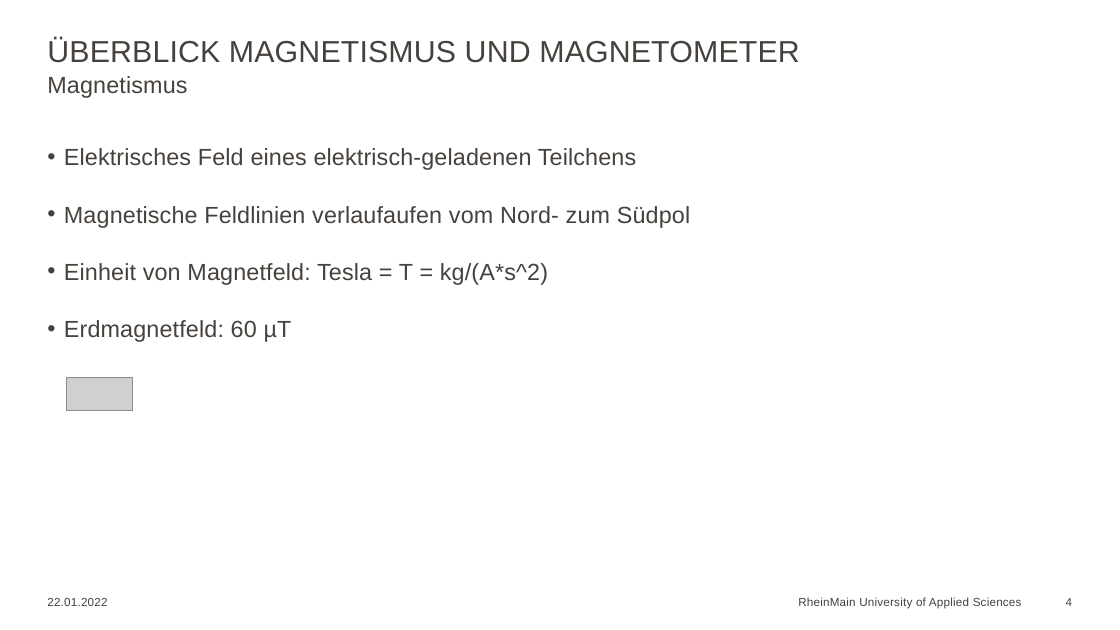
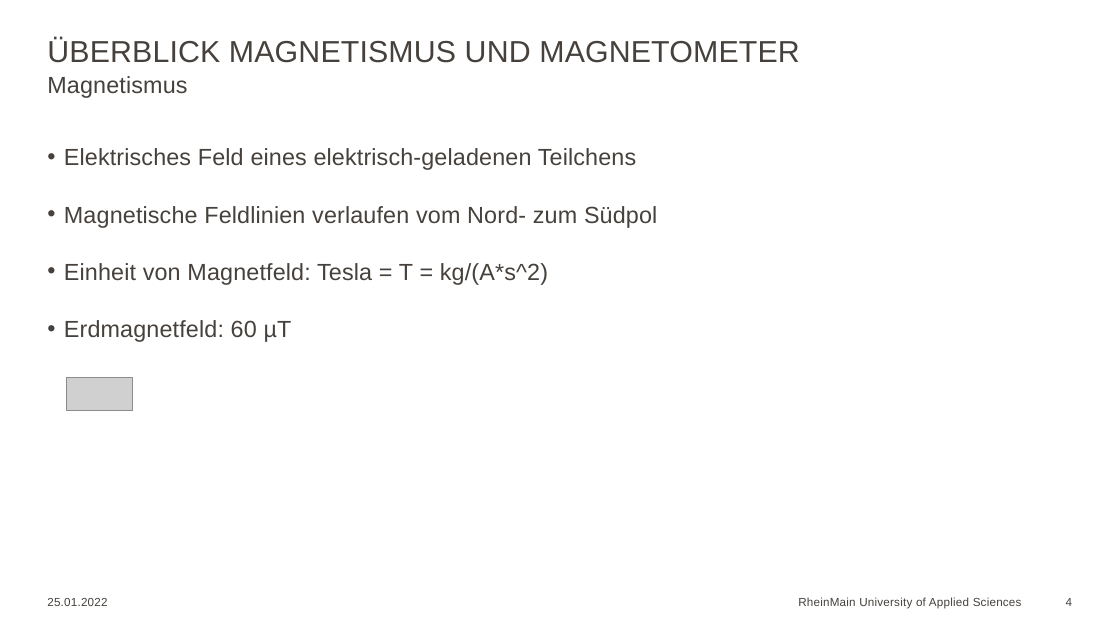
Before and after one commit to Georgios24816/hsrm, a slide deck: slide 4 of 5/Seminar/Georgios_Markou_10.odp. Drawn at 1120x630 pixels with LibreOffice and Linux fonts; fonts in the diff are those of the drawing; grey boxes stand for pictures; background and template pictures are left out. Boxes give left, top, right and bottom in pixels: in the first picture for what was removed or moved away, otherwise in the second. Text is boxed around its words. In the diff, an @@ line names an element or a change of style, - is before the commit and + after.

```diff
--- a/5/Seminar/Georgios_Markou_10.odp
+++ b/5/Seminar/Georgios_Markou_10.odp
@@ text at (x1=64, y1=206, x2=657, y2=228): text changed @@
-• Magnetische Feldlinien verlaufaufen vom Nord- zum Südpol
+• Magnetische Feldlinien verlaufen vom Nord- zum Südpol
@@ text at (x1=47, y1=598, x2=107, y2=606): text changed @@
-22.01.2022
+25.01.2022
```
Also in this commit, not shown: 11 other slides changed, 1 slide removed, 7 other files.
